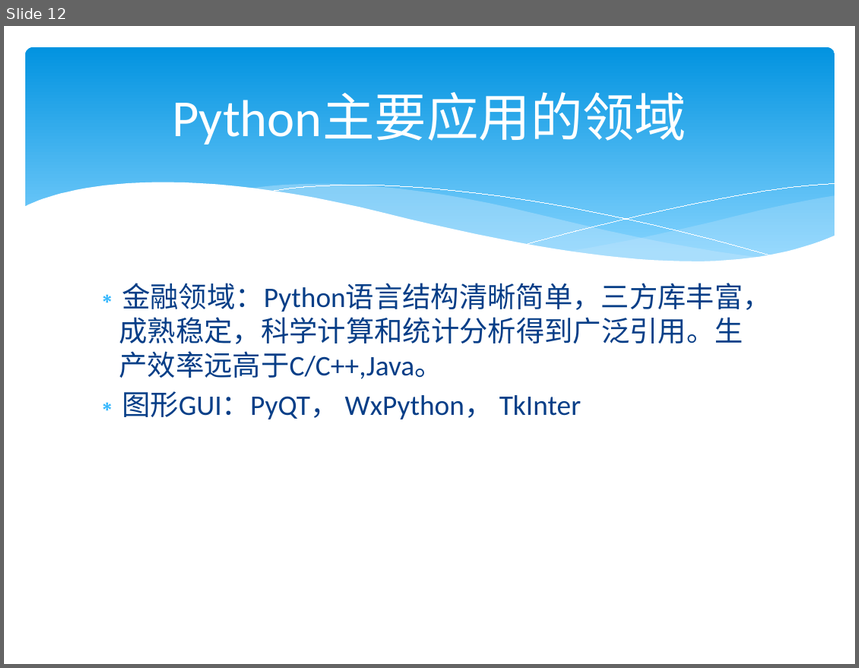
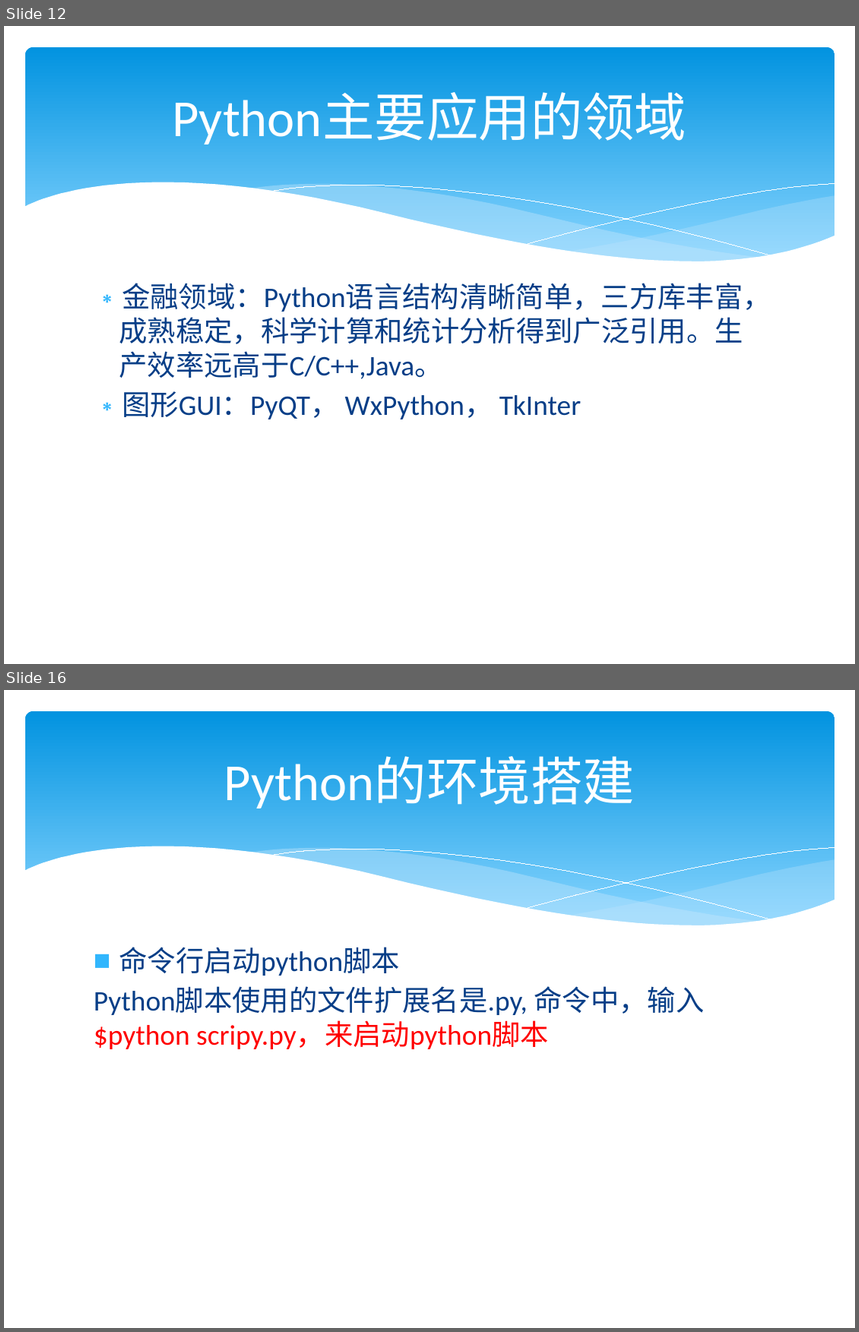
Before and after one commit to lysgwl/test4, a slide deck: python3/Python培训.pptx. Shown one above the other, each under a label of ours: slide 12 before the commit, slides 12 and 16 after it; the slides between them are not shown. The pictures are 859x668 and 859x1332 pixels, drawn with LibreOffice and Linux fonts; fonts in the diff are those of the drawing. Boxes give left, top, right and bottom in pixels: in the first picture for what was removed or moved away, otherwise in the second. Text is boxed around its words. In the diff, an @@ line names an element or a change of style, - is before the commit and + after.

```diff
--- a/python3/Python培训.pptx
+++ b/python3/Python培训.pptx
@@ slide 16 added at box(4, 690, 855, 1328), background #FFFFFF; not listed: 6 template elements that a slide beside it also shows @@
@@ title added at box(224, 757, 635, 809), 44 pt, text #FFFFFF @@
+Python的环境搭建
@@ text added at box(94, 947, 704, 1049), 24 pt, text #073E87 @@
+■ 命令行启动python脚本
+Python脚本使用的文件扩展名是.py, 命令中，输入$python scripy.py，来启动python脚本
```
Also in this commit, not shown: 11 other slides added, 1 other file.
